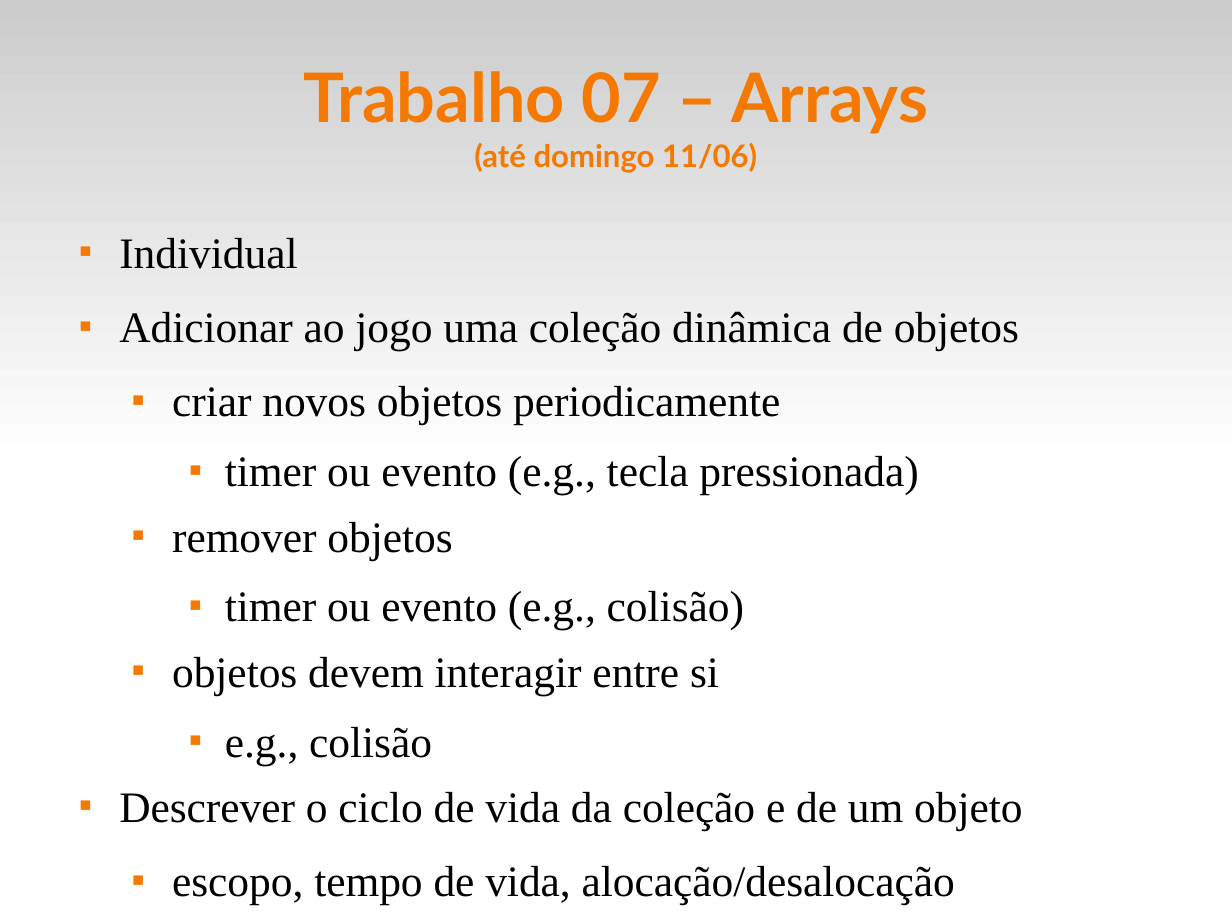
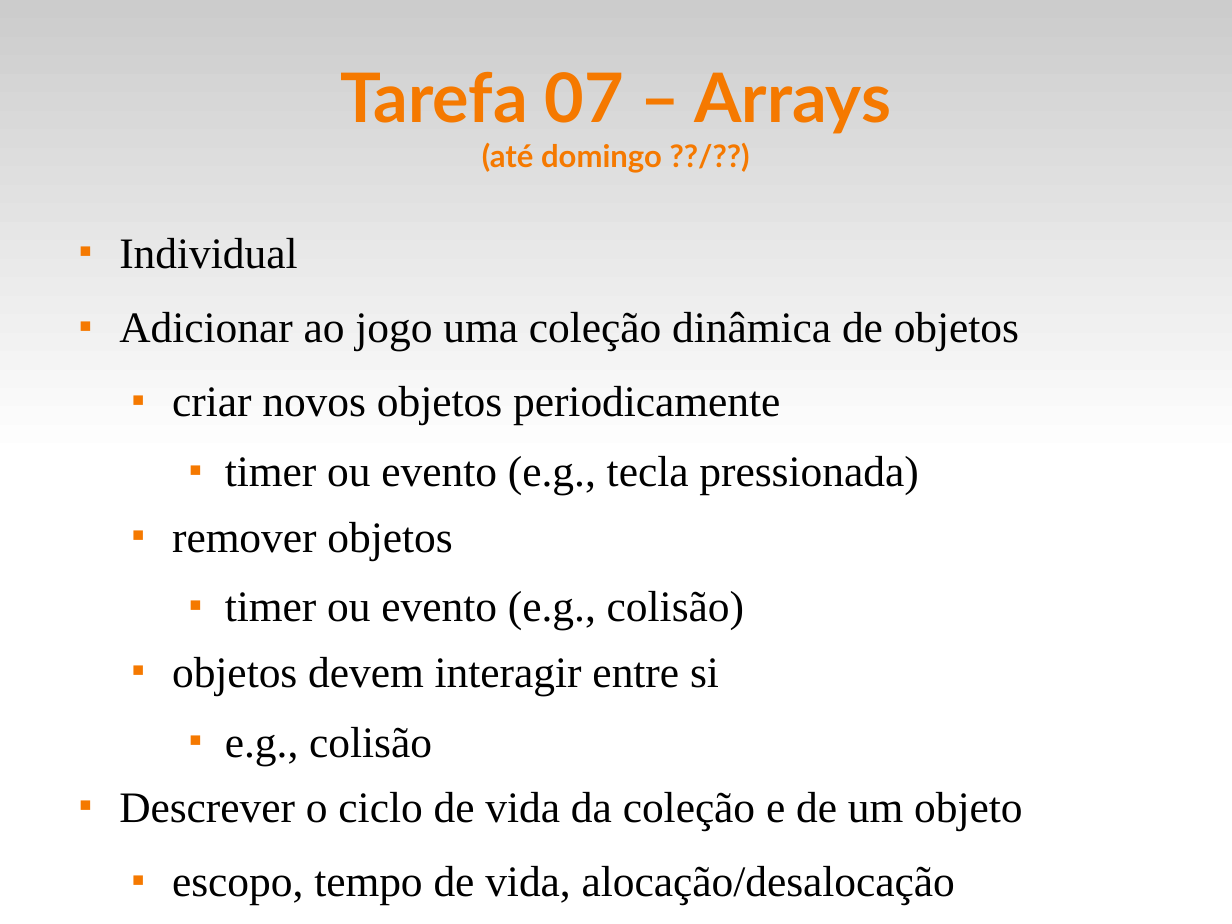
Before and after one commit to fsantanna-uerj/EDL, a slide deck: slide 15 of slides/edl-00.odp (slide 10 before the commit). Drawn at 1232x924 pixels with LibreOffice and Linux fonts; fonts in the diff are those of the drawing. Boxes give left, top, right and bottom in pixels: in the first picture for what was removed or moved away, otherwise in the second. Text is boxed around its words. In the diff, an @@ line names an element or a change of style, - is before the commit and + after.

```diff
--- a/slides/edl-00.odp
+++ b/slides/edl-00.odp
@@ title at [340, 71, 891, 173]: text changed; size 44 to 20 pt @@
-Trabalho 07 – Arrays
-(até domingo 11/06)
+Tarefa 07 – Arrays
+(até domingo ??/??)
```
Also in this commit, not shown: 11 other slides changed, 3 slides removed, 9 other files.
